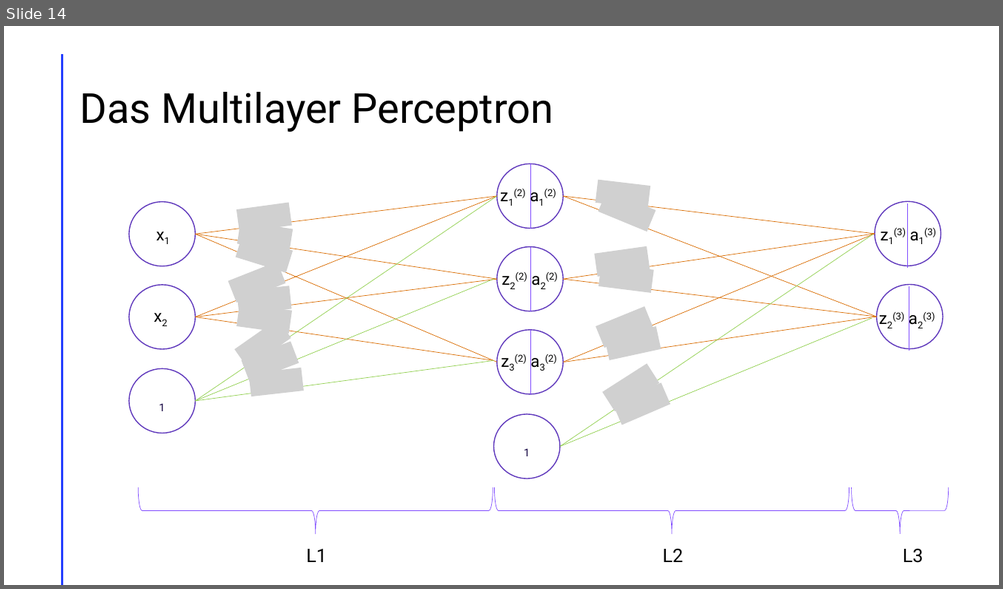
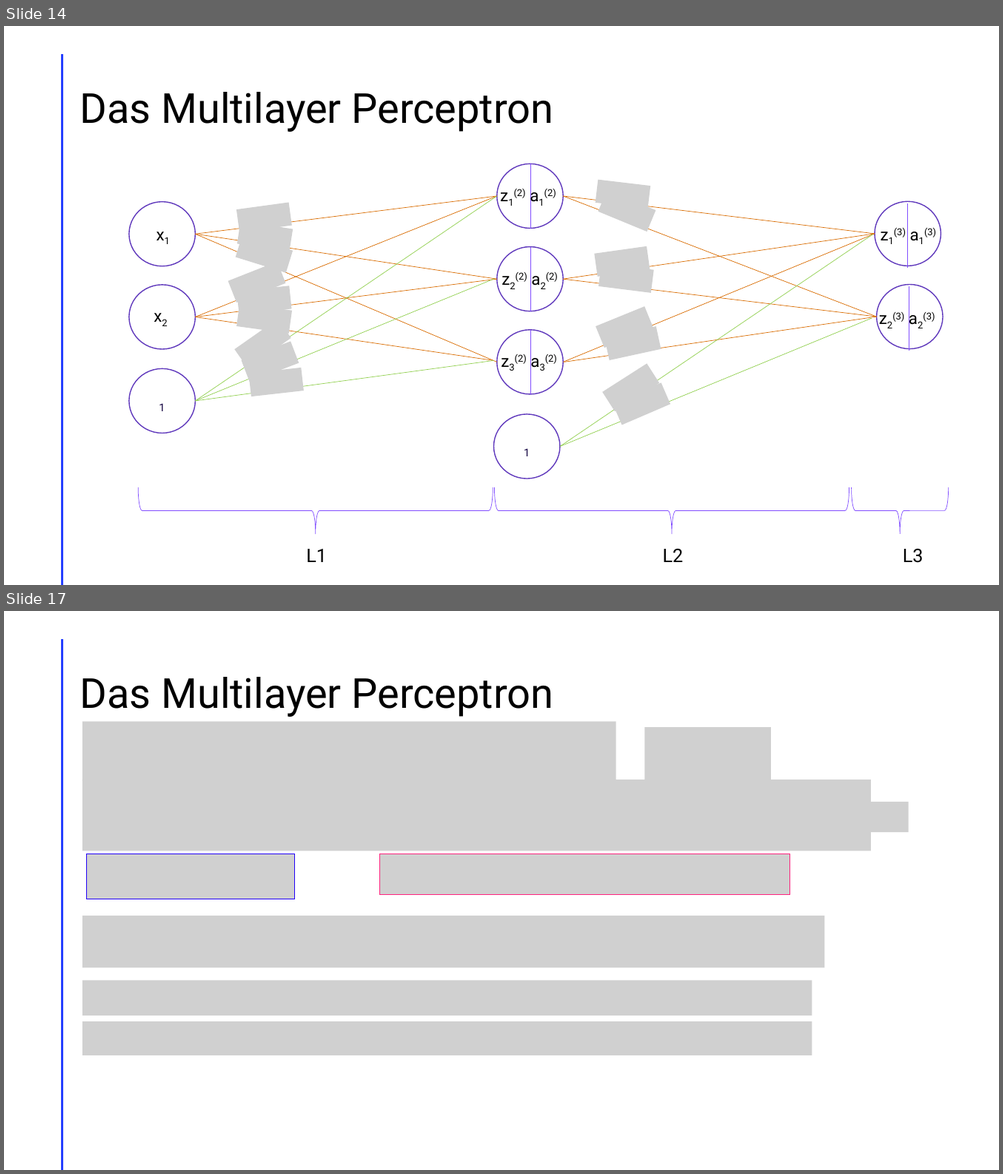
Before and after one commit to LeChummpy/PK, a slide deck: Präsi/präsi (3).pptx. Shown one above the other, each under a label of ours: slide 14 before the commit, slides 14 and 17 after it; the slides between them are not shown. The pictures are 1003x589 and 1003x1174 pixels, drawn with LibreOffice and Linux fonts; fonts in the diff are those of the drawing; grey boxes stand for pictures. Boxes give left, top, right and bottom in pixels: in the first picture for what was removed or moved away, otherwise in the second. Text is boxed around its words. In the diff, an @@ line names an element or a change of style, - is before the commit and + after.

```diff
--- a/Präsi/präsi (3).pptx
+++ b/Präsi/präsi (3).pptx
@@ slide 17 added at box(4, 611, 999, 1170), background #FFFFFF; not listed: 1 template element that a slide beside it also shows @@
@@ title added at box(79, 677, 554, 717), 40 pt, text #000000 @@
+Das Multilayer Perceptron
@@ picture added at box(82, 721, 616, 781) @@
@@ picture added at box(645, 727, 771, 780) @@
@@ picture added at box(82, 780, 871, 851) @@
@@ picture added at box(789, 802, 908, 832) @@
@@ picture added at box(87, 854, 294, 899) @@
@@ picture added at box(379, 854, 789, 895) @@
@@ picture added at box(82, 916, 825, 968) @@
@@ picture added at box(82, 980, 812, 1015) @@
@@ picture added at box(82, 1022, 812, 1056) @@
```
Also in this commit, not shown: 4 slides changed, 3 other slides added, 1 other file.
